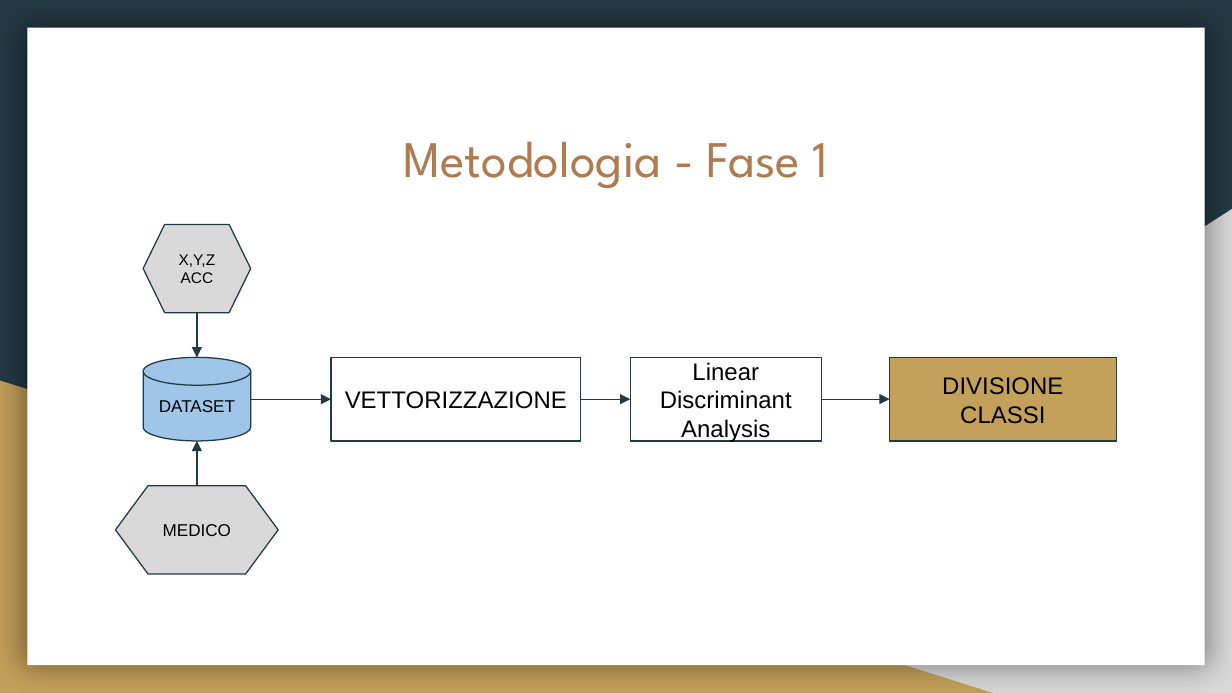
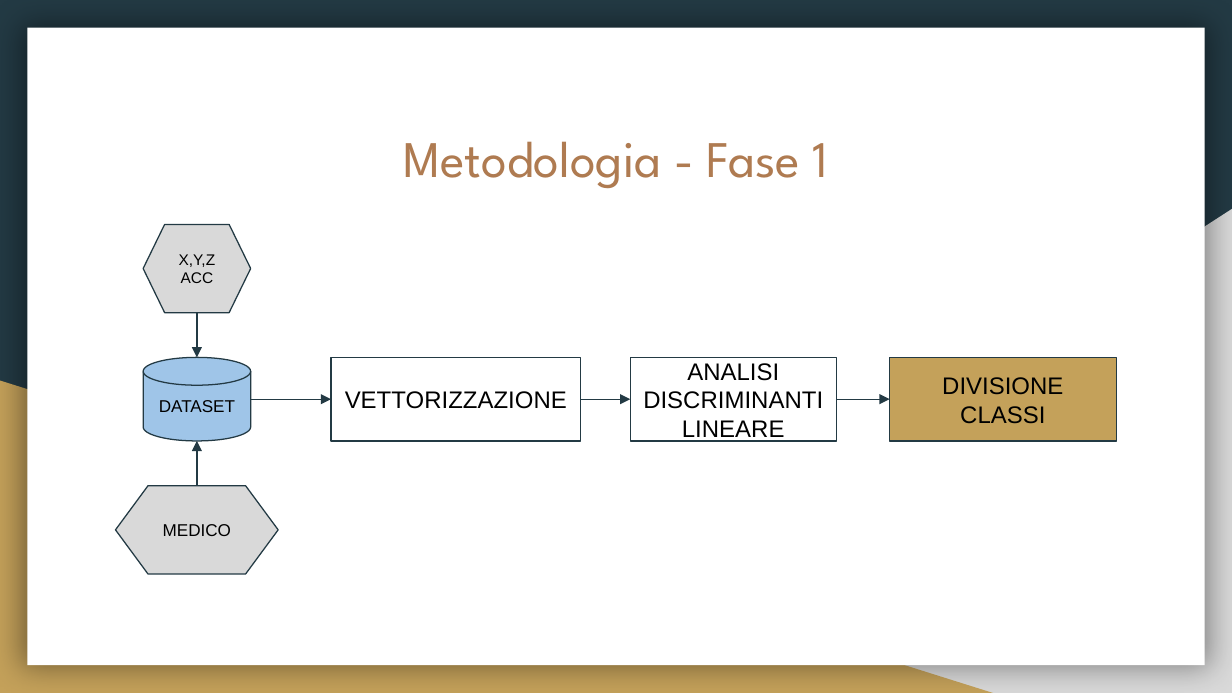
Before and after one commit to fuserale/tesi, a slide deck: slide 6 of tex_tesi/Apprendimento non supervisionato per l’identificazione di contesti di Freezing of Gait (FOG) in pazienti affetti da Morbo di Parkinson.pptx. Drawn at 1232x693 pixels with LibreOffice and Linux fonts; fonts in the diff are those of the drawing. Boxes give left, top, right and bottom in pixels: in the first picture for what was removed or moved away, otherwise in the second. Text is boxed around its words. In the diff, an @@ line names an element or a change of style, - is before the commit and + after.

```diff
--- a/tex_tesi/Apprendimento non supervisionato per l’identificazione di contesti di Freezing of Gait (FOG) in pazienti affetti da Morbo di Parkinson.pptx
+++ b/tex_tesi/Apprendimento non supervisionato per l’identificazione di contesti di Freezing of Gait (FOG) in pazienti affetti da Morbo di Parkinson.pptx
@@ rectangle "ANALISI DISCRIMINANTI LINEARE": place and size @@
-rectangle "ANALISI DISCRIMINANTI LINEARE" at (631,357,822,441)
+rectangle "ANALISI DISCRIMINANTI LINEARE" at (631,357,837,441)
@@ text in rectangle at (643,363,823,442): text changed @@
-Linear Discriminant Analysis
+ANALISI DISCRIMINANTI LINEARE
@@ arrow moved from (822, 399) - (890, 399) to (837, 399) - (890, 399) @@
```
Also in this commit, not shown: 6 other slides changed, 2 slides added, 2 slides removed, 8 other files.
